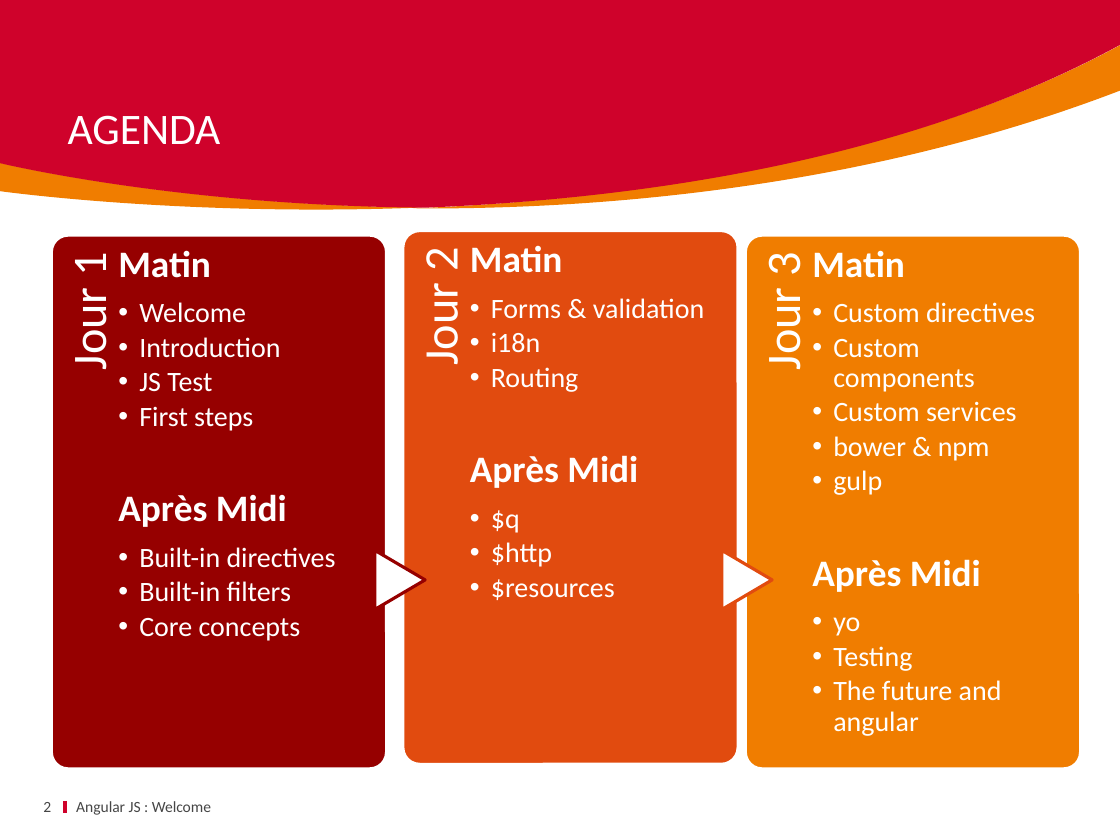
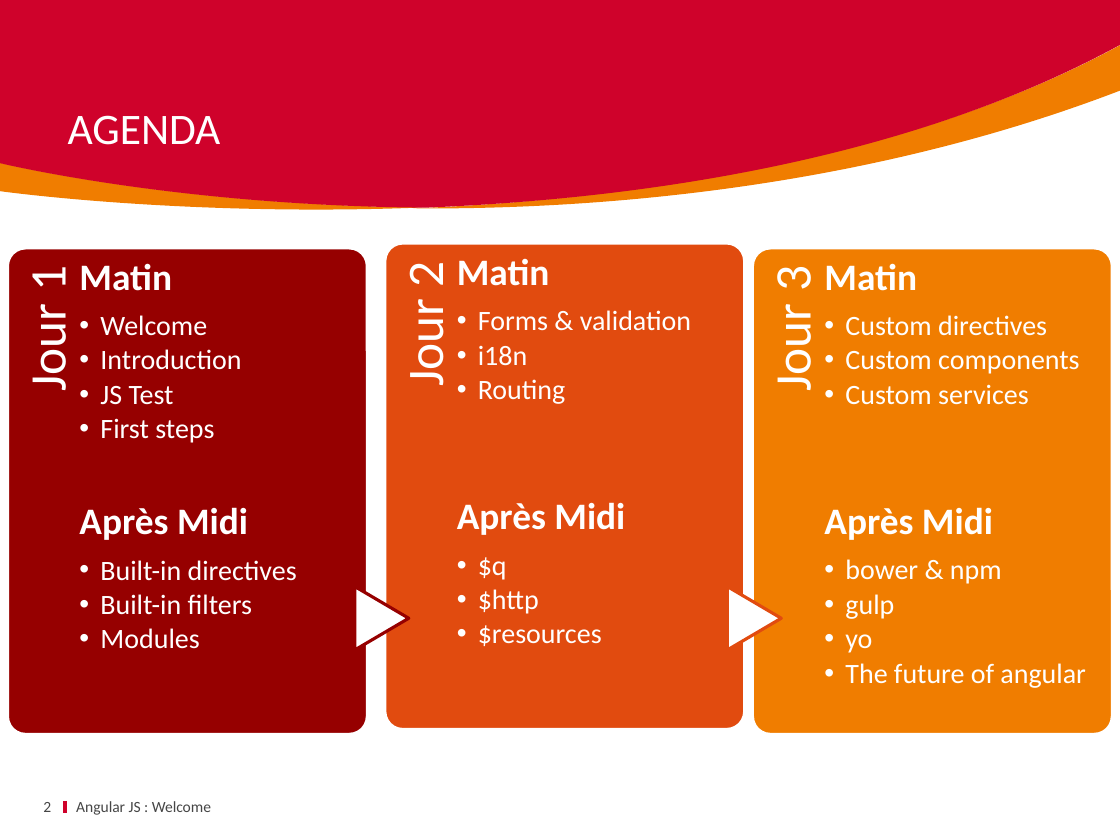
Before and after one commit to ycintre/formation-angularjs, a slide deck: slide 2 of 00 Welcome/Welcome.pptx. Drawn at 1120x840 pixels with LibreOffice and Linux fonts; fonts in the diff are those of the drawing; background and template pictures are left out. Boxes give left, top, right and bottom in pixels: in the first picture for what was removed or moved away, otherwise in the second. Text is boxed around its words. In the diff, an @@ line names an element or a change of style, - is before the commit and + after.

Commit message:
update schedule

```diff
--- a/00 Welcome/Welcome.pptx
+++ b/00 Welcome/Welcome.pptx
@@ size 31 to 33 pt in 3 elements at (x1=762, y1=268, x2=825, y2=390), (x1=394, y1=263, x2=457, y2=385), (x1=17, y1=268, x2=80, y2=390) @@
@@ text "Jour 1" moved from (x1=60, y1=254, x2=119, y2=368) to (x1=17, y1=268, x2=80, y2=390) @@
@@ rounded rectangle resized from (x1=52, y1=235, x2=386, y2=769) to (x1=8, y1=248, x2=367, y2=734) @@
@@ text "Matin" moved from (x1=118, y1=494, x2=336, y2=641) to (x1=79, y1=315, x2=297, y2=649) @@
@@ text "Jour 2" moved from (x1=412, y1=250, x2=471, y2=364) to (x1=394, y1=263, x2=457, y2=385) @@
@@ rounded rectangle resized from (x1=403, y1=231, x2=738, y2=765) to (x1=385, y1=243, x2=745, y2=729) @@
@@ text "Matin" rewrapped from (x1=470, y1=298, x2=704, y2=600) to (x1=457, y1=259, x2=691, y2=646) @@
@@ text "Jour 3" moved from (x1=754, y1=254, x2=813, y2=368) to (x1=762, y1=268, x2=825, y2=390) @@
@@ rounded rectangle resized from (x1=745, y1=235, x2=1080, y2=769) to (x1=753, y1=248, x2=1112, y2=734) @@
@@ text "Matin" moved from (x1=812, y1=250, x2=1035, y2=736) to (x1=824, y1=263, x2=1086, y2=688) @@
@@ text at (x1=824, y1=507, x2=993, y2=540): paragraph added @@
+Après Midi
@@ text at (x1=812, y1=559, x2=981, y2=592): paragraph removed @@
-Après Midi
@@ flow chart extract resized from (x1=375, y1=550, x2=426, y2=609) to (x1=356, y1=586, x2=409, y2=650) @@
@@ flow chart extract resized from (x1=722, y1=550, x2=773, y2=609) to (x1=727, y1=586, x2=781, y2=650) @@
@@ text at (x1=100, y1=628, x2=199, y2=649): text changed @@
-  •• Core concepts
+  •• Modules
@@ text at (x1=845, y1=663, x2=1086, y2=688): text changed @@
-  •• Testing
-  •• The future and angular
+  •• The future of angular
```
